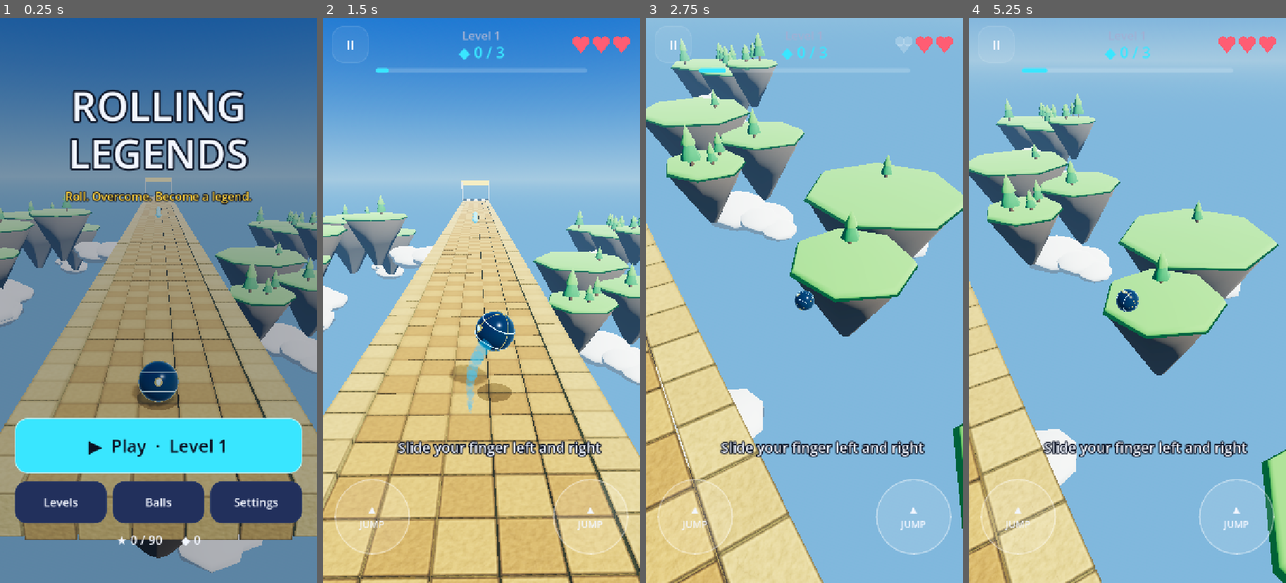
Above: before the commit, frames 1-4 (left to right).
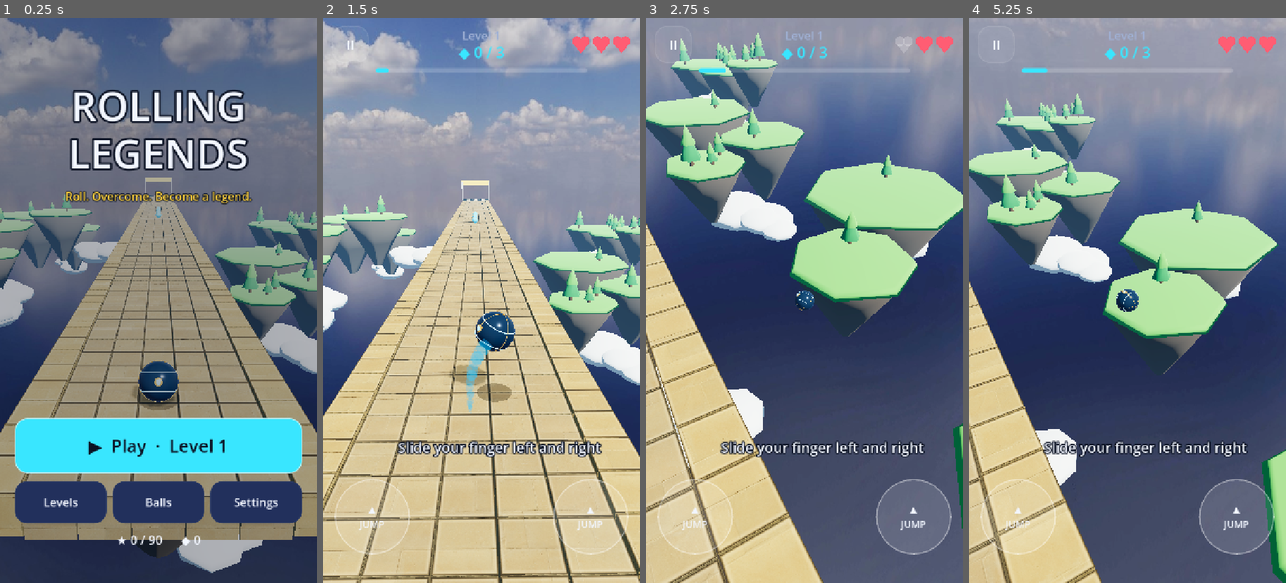
Above: after the commit, the same moments.

Repository: Shokhjakhon05/rolling-legends
Game: Godot game, scene res://scenes/main.tscn
Same seed, same stepped clock (60 frames per second), same inputs: the game is played once before the commit and once after it.
Inputs (mouse positions are in pixels of both pictures, inside the frame that each line leads up to):
- Up to frame 1 (0.25 s): no input
- Up to frame 2 (1.5 s): click "▶ Play · Level 1" at 0.5 s; tap Enter (ui_accept) at 1.25 s; move the mouse to (551, 272) at 1.27 s; hold Right (ui_right) from 1.28 s (still down); click (551, 272) at 1.42 s
- Up to frame 3 (2.75 s): tap Enter (ui_accept) at 1.52 s; release Right (ui_right) at 2 s; drag from (741, 328) to (788, 413) at 2.02 s
- Up to frame 4 (5.25 s): click "II" at 2.75 s; click "Restart" at 3.5 s; move the mouse to (1159, 176) at 4.27 s; hold Right (ui_right) 4.28-5 s; drag from (1111, 413) to (1032, 215) at 5.02 s

The runs differ from the first frame. In frame 1, 47% of the frame differs, in the area x 0-100%, y 0-100%; in frame 2, 65%; in frame 3, 63%; in frame 4, 69%.

Commit message:
WIP (not accepted by the owner): real stone and sky panorama for world 1
Co-Authored-By: Claude Opus 5.5 <noreply@anthropic.com>

Diff:
--- /dev/null
+++ b/assets/road.gdshader
@@ -0,0 +1,38 @@
+// Road slabs: real stone laid across the whole road in world space, so no two slabs look the
+// same, with a joint and a lit bevel cut around every cell. The instance colour paints the
+// slab; its alpha says how strongly (plain road lightly, take-off strips and the finish fully).
+shader_type spatial;
+
+uniform sampler2D stone : source_color, filter_linear_mipmap, repeat_enable;
+uniform sampler2D stone_normal : hint_normal, filter_linear_mipmap, repeat_enable;
+uniform float scale = 0.3;
+uniform float roughness = 0.8;
+uniform float metallic = 0.0;
+uniform float bump = 1.0;
+
+varying vec3 world_pos;
+varying vec3 local_pos;
+varying vec3 world_normal;
+
+void vertex() {
+	world_pos = (MODEL_MATRIX * vec4(VERTEX, 1.0)).xyz;
+	local_pos = VERTEX;
+	world_normal = normalize((MODEL_MATRIX * vec4(NORMAL, 0.0)).xyz);
+}
+
+void fragment() {
+	bool top = abs(world_normal.y) > 0.5;
+	vec2 uv = top ? world_pos.xz : (abs(world_normal.x) > abs(world_normal.z) ? world_pos.zy : world_pos.xy);
+	uv *= scale;
+	vec3 rock = texture(stone, uv).rgb;
+	float edge = max(abs(local_pos.x), abs(local_pos.z));
+	float joint = top ? smoothstep(0.5, 0.462, edge) : 1.0;
+	float bevel = top ? smoothstep(0.41, 0.462, edge) * joint : 0.0;
+	vec3 paint = mix(vec3(1.0), COLOR.rgb * 1.5, COLOR.a);
+	ALBEDO = rock * paint * mix(0.38, 1.0, joint) + vec3(bevel * 0.07);
+	NORMAL_MAP = texture(stone_normal, uv).rgb;
+	NORMAL_MAP_DEPTH = bump;
+	ROUGHNESS = roughness;
+	METALLIC = metallic;
+	SPECULAR = 0.25;
+}
--- a/scripts/game/level_view.gd
+++ b/scripts/game/level_view.gd
@@ -57,6 +57,7 @@
 var _streak: CPUParticles3D
 var _streak_mat: StandardMaterial3D
 var _squash := 0.0
+var _painted := false                   # the road shader is in use: instance alpha = paint strength
 
 var world := 0
 
@@ -116,6 +117,11 @@
 	sky_mat.sun_angle_max = 12.0
 	var sky := Sky.new()
 	sky.sky_material = sky_mat
+	if world_index < SKY_PANORAMA.size() and ResourceLoader.exists(SKY_PANORAMA[world_index]):
+		var pano := PanoramaSkyMaterial.new()
+		pano.panorama = load(SKY_PANORAMA[world_index])
+		pano.energy_multiplier = 1.0
+		sky.sky_material = pano
 	var env := Environment.new()
 	env.background_mode = Environment.BG_SKY
 	env.sky = sky
@@ -161,7 +167,23 @@
 
 ## One stone slab: a paler face inside a darker joint, a little grain, a few scratches. Drawn
 ## once per world and tinted per tile through the instance colour.
-func _tile_material(world_index: int) -> StandardMaterial3D:
+const STONE := [["res://assets/tex/sky_stone_diff.jpg", "res://assets/tex/sky_stone_nor.jpg"]]
+const SKY_PANORAMA := ["res://assets/tex/sky_day.jpg"]
+
+## Worlds that have a real stone texture use the road shader; the others keep the drawn slab.
+func _tile_material(world_index: int) -> Material:
+	if world_index < STONE.size() and ResourceLoader.exists(STONE[world_index][0]):
+		var sm := ShaderMaterial.new()
+		sm.shader = load("res://assets/road.gdshader")
+		sm.set_shader_parameter("stone", load(STONE[world_index][0]))
+		sm.set_shader_parameter("stone_normal", load(STONE[world_index][1]))
+		sm.set_shader_parameter("scale", 0.28)
+		sm.set_shader_parameter("roughness", 0.82)
+		_painted = true
+		return sm
+	return _drawn_tile_material(world_index)
+
+func _drawn_tile_material(world_index: int) -> StandardMaterial3D:
 	var n := 128
 	var img := Image.create(n, n, false, Image.FORMAT_RGBA8)
 	var grain := FastNoiseLite.new()
@@ -256,6 +278,9 @@
 			if kind == Track.Cell.CRUMBLE:
 				color = pal["crack"] if (row + c) % 2 == 0 else pal["crack"].darkened(0.2)
 				drop -= 0.07
+			# With the stone shader plain slabs are only tinted; special ones are painted over.
+			var special: bool = ramp or finish or kind == Track.Cell.CRUMBLE
+			color.a = 0.95 if special else (0.5 if (c == first or c == last) else 0.32)
 			var xf := Transform3D(basis, track.to_world(row + 0.5, Track.d_of(c), drop))
 			_base[_inst[i]] = xf
 			_tiles.set_instance_transform(_inst[i], xf)
Not shown, added: assets/road.gdshader.uid
Binary file added: assets/tex/sky_day.jpg
Not shown, added: assets/tex/sky_day.jpg.import
Binary file added: assets/tex/sky_stone_diff.jpg
Not shown, added: assets/tex/sky_stone_diff.jpg.import
Binary file added: assets/tex/sky_stone_nor.jpg
Not shown, added: assets/tex/sky_stone_nor.jpg.import
Not shown, added: assets/tex/CREDITS.md
